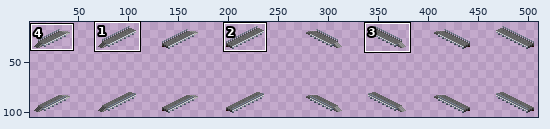
Pixel-art file -- ase/request_stop.ase. The first picture is a wide view before the edit; the outline marks the close-up.
Close-up. The starting point:
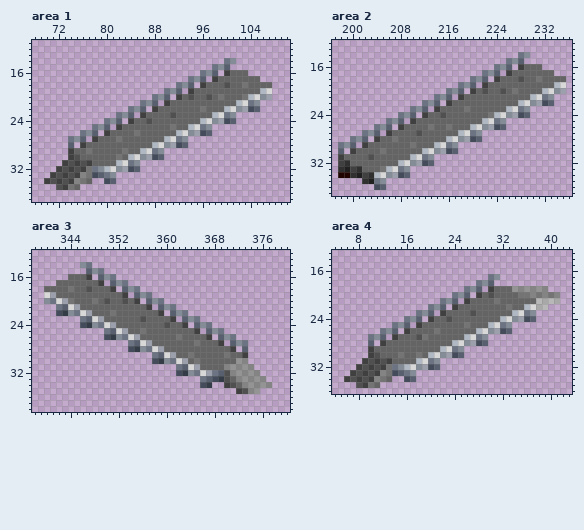
528x128 pixels, 1 frame. Shown: area 1: x 68..110, y 11..37; area 2: x 197..236, y 12..37; area 3: x 338..380, y 12..38; area 4: x 4..43, y 13..36. The wide view leaves out empty margins. The commit also changed other parts of the picture, which this record leaves out.
After:
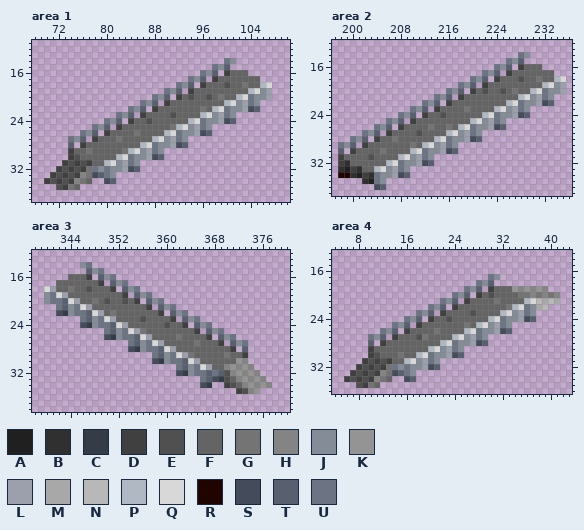
Palette (. is transparent): A #202020  B #303030  C #343c48  D #404040  E #505050  F #646464  G #747474  H #848484  J #848c98  K #949494  L #9ca0ac  M #a8a8a8  N #b8b8b8  P #b0b8c4  Q #d8d8d8  R #200400  S #444c5c  T #586070  U #6c7484
The exact change:
--- area 1, layer "Layer 2"
@@ x 68..110 @@
 17 ..........................UJT.DFFFFFFF.....
-18 ........................UJT.DFFFEFFGFFFF...
-19 ......................UJT.DFFFFFFFFFFFPQ...
-20 ....................UJT.DFEFFEFGFFFGPQJL...
-21 ..................UJT.DFFFFFFFFFFFPQUJ.....
-22 ................UJT.DFFFFFFFGFFFPQJLST.....
-23 ..............UJT.DFFFFEFFFFFFPQUJ.........
-24 ............UJT.DFFEFFFFFFFFPQJLST.........
-25 ..........UJT.DFFFFFFFFGFFPQUJ.............
-26 ........UJT.DFFFFGFFFFFFPQJLST.............
-27 ......UJT.DFFFGFFFFFFFPQUJ.................
-28 ......T.DFFFFFFFFFFFPQJLST.................
-29 ......DFFGFFFFFGFFPQUJ.....................
-30 ......DEFFFFFFGFPQJLST.....................
-31 .....DEDEDFFFFPQUJ.........................
-32 ....DEDEDGUJPQJLST.........................
+18 ........................UJT.DFFFEFFGFFPQ...
+19 ......................UJT.DFFFFFFFFFPQJL...
+20 ....................UJT.DFEFFEFGFFPQUJJL...
+21 ..................UJT.DFFFFFFFFFPQJLUJ.....
+22 ................UJT.DFFFFFFFGFPQUJJLST.....
+23 ..............UJT.DFFFFEFFFFPQJLUJ.........
+24 ............UJT.DFFEFFFFFFPQUJJLST.........
+25 ..........UJT.DFFFFFFFFGPQJLUJ.............
+26 ........UJT.DFFFFGFFFFPQUJJLST.............
+27 ......UJT.DFFFGFFFFFPQJLUJ.................
+28 ......T.DFFFFFFFFFPQUJJLST.................
+29 ......DFFGFFFFFGPQJLUJ.....................
+30 ......DEFFFFFFPQUJJLST.....................
+31 .....DEDEDFFPQJLUJ.........................
+32 ....DEDEDGUJUJJLST.........................
 33 ...DEDEDHGSTUJ.............................
--- area 2, layer "Layer 2"
@@ x 197..236 @@
 17 .........................UJT.DFFFFFFF...
-18 .......................UJT.DFFFEFFGFFFF.
-19 .....................UJT.DFFFFFFFFFFFPQ.
-20 ...................UJT.DFEFFEFGFFFFPQJL.
-21 .................UJT.DFFFFFFFFFFFPQUJ...
-22 ...............UJT.DFFFFFFFFFFFPQJLST...
-23 .............UJT.DFFFFGFFFFFFPQUJ.......
-24 ...........UJT.DFFEFFFFFFFGPQJLST.......
-25 .........UJT.DFFFFFFFFFFFPQUJ...........
-26 .......UJT.DFFFFGFFGFFFPQJLST...........
-27 .....UJT.DFFFFEFFFFFFPQUJ...............
-28 ...UJT.DFFGFFFFFFFFPQJLST...............
-29 .UJT.DFFFFFFFGFFFPQUJ...................
-30 .T.DFFFFGFFFFFFPQJLST...................
-31 .DFFFFEFFFFFFPQUJ.......................
-32 .DBFFFFFFFFPQJLST.......................
-33 .BADBFFFGPQUJ...........................
-34 .RRBADBPQJLST...........................
+18 .......................UJT.DFFFEFFGFFPQ.
+19 .....................UJT.DFFFFFFFFFPQJL.
+20 ...................UJT.DFEFFEFGFFPQUJJL.
+21 .................UJT.DFFFFFFFFFPQJLUJ...
+22 ...............UJT.DFFFFFFFFFPQUJJLST...
+23 .............UJT.DFFFFGFFFFPQJLUJ.......
+24 ...........UJT.DFFEFFFFFFPQUJJLST.......
+25 .........UJT.DFFFFFFFFFPQJLUJ...........
+26 .......UJT.DFFFFGFFGFPQUJJLST...........
+27 .....UJT.DFFFFEFFFFPQJLUJ...............
+28 ...UJT.DFFGFFFFFFPQUJJLST...............
+29 .UJT.DFFFFFFFGFPQJLUJ...................
+30 .T.DFFFFGFFFFPQUJJLST...................
+31 .DFFFFEFFFFPQJLUJ.......................
+32 .DBFFFFFFPQUJJLST.......................
+33 .BADBFFPQJLUJ...........................
+34 .RRBADBUJJLST...........................
 35 .....BAUJ...............................
--- area 3, layer "Layer 2"
@@ x 338..380 @@
 17 ....FFFFFFFD.TJU...........................
-18 ..FFFFGFFEFFFD.TJU.........................
-19 ..QLFFFFFFFFFFFD.TJU.......................
-20 ..JUQLGFFFGFEFFEFD.TJU.....................
-21 ....UTQLFFFFFFFFFFFD.TJU...................
-22 ....SCJUQLFFFGFFFFFFFD.TJU.................
-23 ........UTQLFFFFFFEFFFFD.TJU...............
-24 ........SCJUQLFFFFFFFFEFFD.TJU.............
-25 ............UTQLFFGFFFFFFFFD.TJU...........
-26 ............SCJUQLFFFFFFGFFFFD.TJU.........
-27 ................UTQLFFFFFFFGFFFD.TJU.......
-28 ................SCJUQLFFFFFFFFFFFD.T.......
-29 ....................UTQLFFGFFFFFGFFD.......
-30 ....................SCJUQLFGFFFFFFKH.......
-31 ........................UTQLFFFFHKHKH......
-32 ........................SCJUQLUTEHKHKH.....
+18 ..QLFFGFFEFFFD.TJU.........................
+19 ..JUQLFFFFFFFFFD.TJU.......................
+20 ..JUUTQLFFGFEFFEFD.TJU.....................
+21 ....UTJUQLFFFFFFFFFD.TJU...................
+22 ....SCJUUTQLFGFFFFFFFD.TJU.................
+23 ........UTJUQLFFFFEFFFFD.TJU...............
+24 ........SCJUUTQLFFFFFFEFFD.TJU.............
+25 ............UTJUQLGFFFFFFFFD.TJU...........
+26 ............SCJUUTQLFFFFGFFFFD.TJU.........
+27 ................UTJUQLFFFFFGFFFD.TJU.......
+28 ................SCJUUTQLFFFFFFFFFD.T.......
+29 ....................UTJUQLGFFFFFGFFD.......
+30 ....................SCJUUTQLFFFFFFKH.......
+31 ........................UTJUQLFFHKHKH......
+32 ........................SCJUUTUTEHKHKH.....
 33 ............................UTSCEFHKHKH....
--- area 4, layer "Layer 2"
@@ x 14..39 @@
 20 ..........UJT.DFEFFFFGGHGH
-21 ........UJT.DFFFFGFFFFFFNM
-22 ......UJT.DFFFFFFFFGFFPQMN
-23 ....UJT.DFFFFEFFFFFFPQUJ..
-24 ..UJT.DFFEFFFFFFFFPQJLST..
-25 UJT.DFFFFFFFGFFFPQUJ......
-26 T.DFFFFGFFFFFFPQJLST......
-27 DFFFEGFFFFFFPQUJ..........
-28 FFFFFFFFFFPQJLST..........
-29 FFFFFFFFPQUJ..............
-30 FGFFGFPQJLST..............
-31 FFFFPQUJ..................
-32 UJPQJLST..................
+21 ........UJT.DFFFFGFFFFPQNM
+22 ......UJT.DFFFFFFFFGPQUJMN
+23 ....UJT.DFFFFEFFFFPQJLUJ..
+24 ..UJT.DFFEFFFFFFPQUJJLST..
+25 UJT.DFFFFFFFGFPQJLUJ......
+26 T.DFFFFGFFFFPQUJJLST......
+27 DFFFEGFFFFPQJLUJ..........
+28 FFFFFFFFPQUJJLST..........
+29 FFFFFFPQJLUJ..............
+30 FGFFPQUJJLST..............
+31 FFPQJLUJ..................
+32 UJUJJLST..................
 33 STUJ......................
Pixel boxes of the changes (left, top, right, bottom) in both close-ups:
changed: (104, 82, 272, 172)
changed: (374, 76, 566, 178)
changed: (44, 286, 212, 376)
changed: (404, 298, 536, 370)
